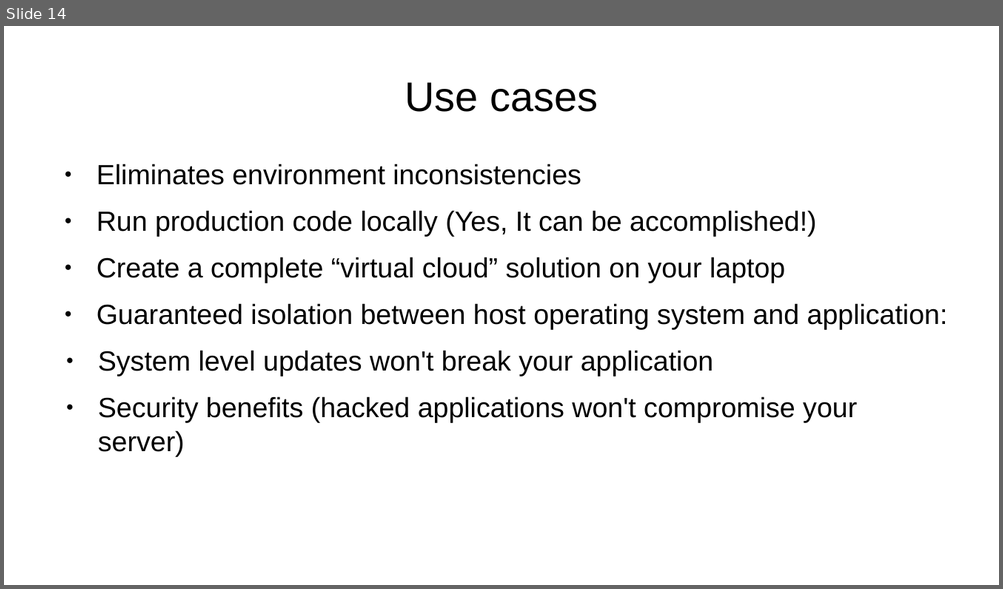
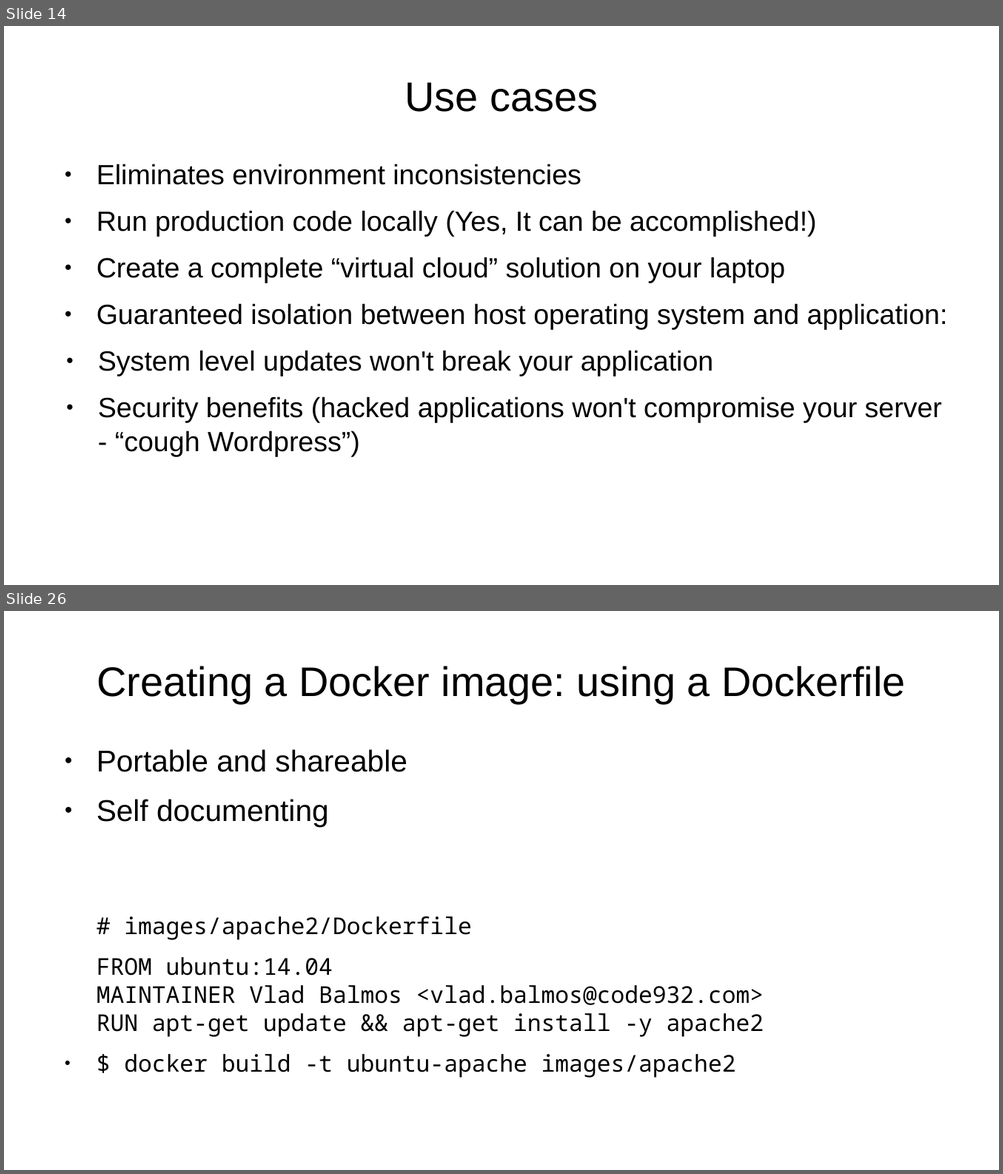
Before and after one commit to vladbalmos/docker-presentation, a slide deck: docker.odp. Shown one above the other, each under a label of ours: slide 14 before the commit, slides 14 and 26 after it; the slides between them are not shown. The pictures are 1003x589 and 1003x1174 pixels, drawn with LibreOffice and Linux fonts; fonts in the diff are those of the drawing. Boxes give left, top, right and bottom in pixels: in the first picture for what was removed or moved away, otherwise in the second. Text is boxed around its words. In the diff, an @@ line names an element or a change of style, - is before the commit and + after.

```diff
--- a/docker.odp
+++ b/docker.odp
@@ slide 26 added at [4, 611, 999, 1170], background #FFFFFF @@
@@ title added at [96, 666, 905, 703], 33 pt, text #000000 @@
+Creating a Docker image: using a Dockerfile
@@ text added at [96, 749, 407, 826], 24 pt, text #000000 @@
+● Portable and shareable
+● Self documenting
@@ text added at [96, 917, 763, 1078], 18.5 pt, text #000000 @@
+# images/apache2/Dockerfile
+FROM ubuntu:14.04
+MAINTAINER Vlad Balmos <vlad.balmos@code932.com>
+RUN apt-get update && apt-get install -y apache2
+● $ docker build -t ubuntu-apache images/apache2
@@ slide 14 changed as well @@
@@ text at [98, 397, 942, 457]: text changed @@
-● Security benefits (hacked applications won't compromise your server)
+● Security benefits (hacked applications won't compromise your server - “cough Wordpress”)
```
Also in this commit, not shown: 1 other slide changed, 12 other slides added, 1 slide removed, 2 other files.
